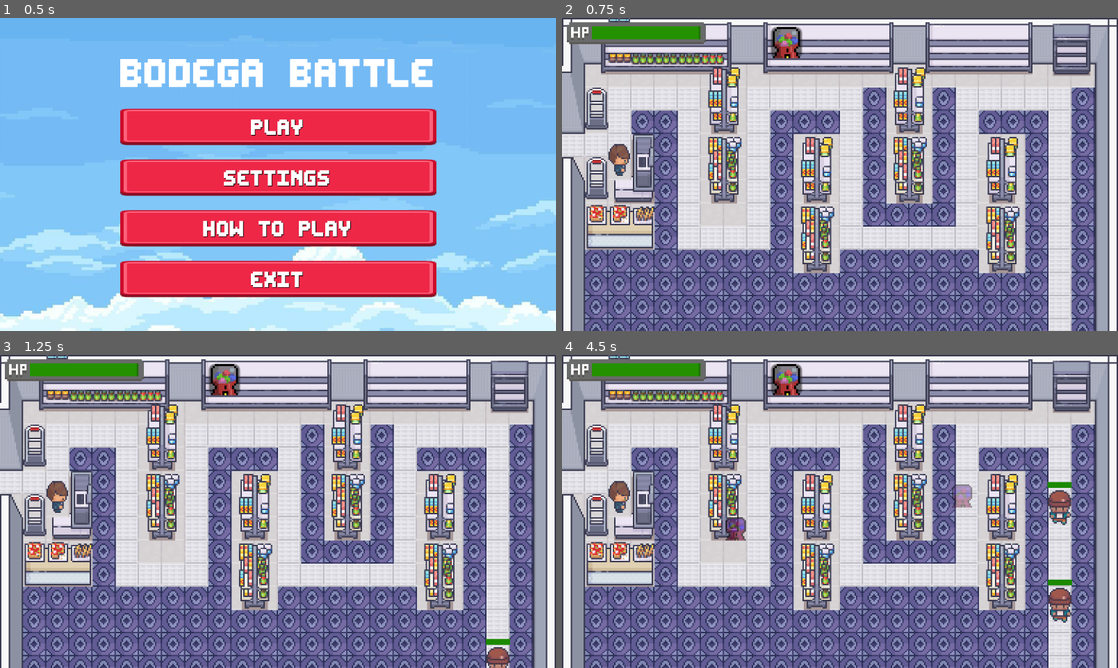
Above: before the commit, frames 1-4 (two rows, left to right).
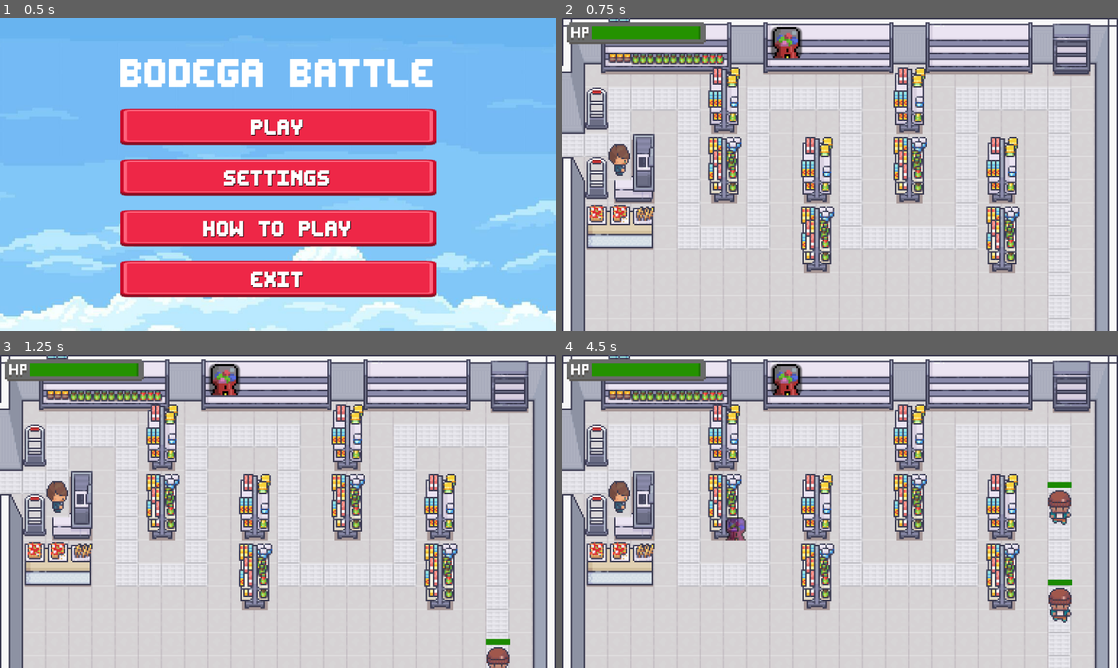
Above: after the commit, the same moments.

Repository: s27459-pj/bodega-battle
Game: Godot game, scene res://scene/scene_handler/scene_handler.tscn
Two runs of this game, one before a commit and one after it. Both use one fixed random seed, a clock stepped at 60 frames per second and the inputs below.
Inputs (mouse positions are in pixels of both pictures, inside the frame that each line leads up to):
- Up to frame 1 (0.5 s): no input
- Up to frame 2 (0.75 s): click "PLAY" at 0.5 s
- Up to frame 3 (1.25 s): no input
- Up to frame 4 (4.5 s): click (784, 380) at 1.25 s; click (784, 380) at 2 s; click (784, 380) at 2.75 s; tap Enter (ui_accept) at 3.5, 3.77 s; move the mouse to (962, 495) at 3.52 s; tap 1 (ui_tower_start_build, bound only after the commit) at 3.6, 4.35 s; move the mouse to (728, 527) at 4.27 s

Frame 1 is identical in both runs. In frame 2, 35% of the frame differs, in the area x 4-96%, y 22-100%; in frame 3, 35%; in frame 4, 36%.

Commit message:
Start tower placement with the keyboard

Diff:
--- a/objects/ui/tower_placement/ui_tower_placement.gd
+++ b/objects/ui/tower_placement/ui_tower_placement.gd
@@ -32,12 +32,22 @@
 			# TODO: Don't pause the game if we're in build mode
 			cancel_build_mode()
 
+	else:
+		if Input.is_action_just_pressed("ui_tower_start_build"):
+			if Input.is_key_pressed(KEY_1):
+				initiate_build_mode(gum_turret_scene)
+			# NOTE: Add more tower shortcuts from:
+			#       Project Settings >Input Map > ui_tower_start_build
+
 
 func _on_gum_turret_button_pressed() -> void:
 	initiate_build_mode(gum_turret_scene)
 
 
 func initiate_build_mode(scene: PackedScene) -> void:
+	if build_mode:
+		return
+
 	build_mode = true
 	building_scene = scene
 	overlay.set_tower_preview(building_scene, get_global_mouse_position())
--- a/project.godot
+++ b/project.godot
@@ -46,6 +46,11 @@
 "events": [Object(InputEventKey,"resource_local_to_scene":false,"resource_name":"","device":-1,"window_id":0,"alt_press …(195 unchanged characters)…
 ]
 }
+ui_tower_start_build={
+"deadzone": 0.2,
+"events": [Object(InputEventKey,"resource_local_to_scene":false,"resource_name":"","device":0,"window_id":0,"alt_pressed":false,"shift_pressed":false,"ctrl_pressed":false,"meta_pressed":false,"pressed":false,"keycode":0,"physical_keycode":49,"key_label":0,"unicode":0,"location":0,"echo":false,"script":null)
+]
+}
 
 [rendering]
 
--- a/scene/level_main/level_main.tscn
+++ b/scene/level_main/level_main.tscn
@@ -1660,6 +1660,7 @@
 tile_set = ExtResource("3_rjenp")
 
 [node name="BuildSpots" type="TileMapLayer" parent="TileMap"]
+visible = false
 scale = Vector2(3, 3)
 tile_map_data = PackedByteArray("AAAEAAYAAAAIABQAAAAEAAcAAAAIABQAAAAEAAgAAAAIABQAAAAEAAkAAAAIABQAAAAEAAUAAAAIABQAAAADAA …(1904 unchanged characters)…
 tile_set = SubResource("TileSet_2i4km")
